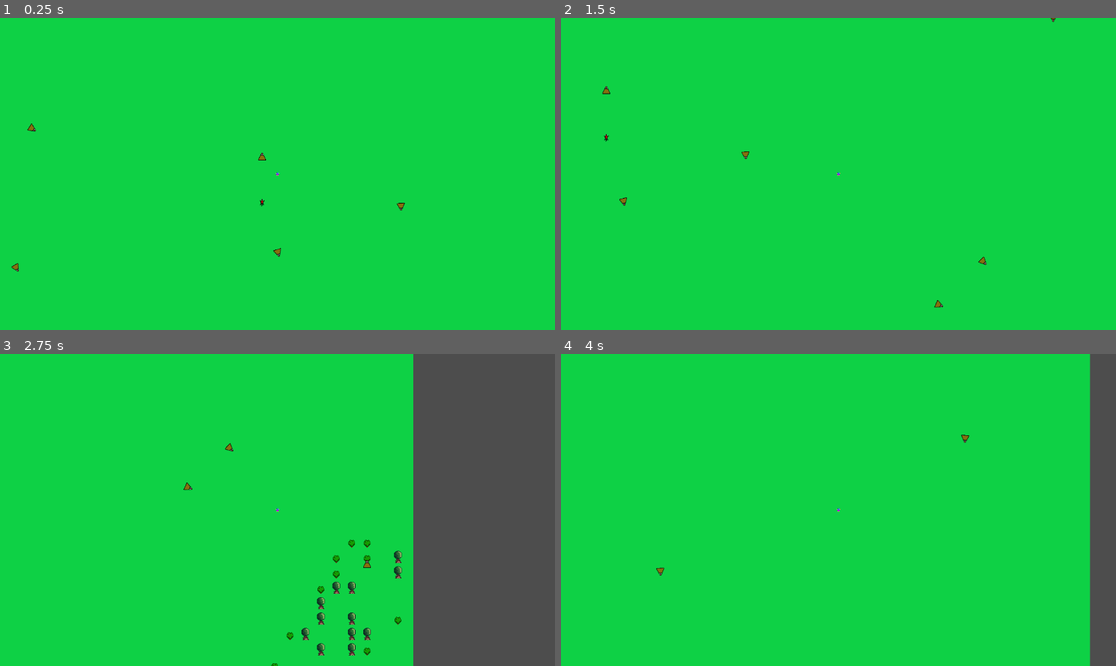
Above: before the commit, frames 1-4 (two rows, left to right).
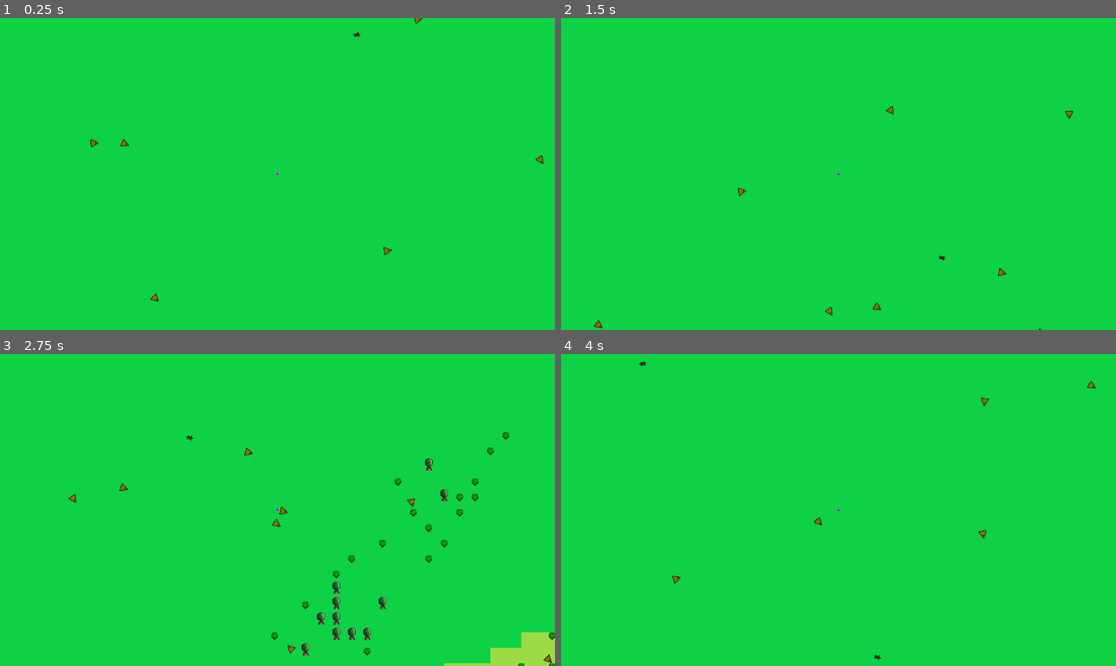
Above: after the commit, the same moments.

Repository: JimBimBomBom/Bakalarka---CLEAN
Game: Godot game, scene res://SCENES/world_scene.tscn
The game is run twice, just before and just after one commit, with the same random seed, the same clock (stepped at 60 frames per second) and the same inputs.
Inputs:
- Up to frame 1 (0.25 s): no input
- Up to frame 2 (1.5 s): hold Right (ui_right) 0.53-1.28 s; hold Down (ui_down) from 1.28 s (still down)
- Up to frame 3 (2.75 s): release Down (ui_down) at 2.03 s; hold Right (ui_right) from 2.03 s (still down)
- Up to frame 4 (4 s): release Right (ui_right) at 2.78 s; hold Up (ui_up) 2.78-3.53 s; hold Left (ui_left) from 3.53 s (still down)

The runs differ from the first frame. In frame 1, 0.3% of the frame differs, in the area x 2-98%, y 0-91%; in frame 2, 0.3%; in frame 3, 27%, in the area x 12-100%, y 0-100%; in frame 4, 4.9%.

Commit message:
reproduction + map has boundaries

Diff:
--- a/Simulation/SCRIPTS/Global/World_Variables.gd
+++ b/Simulation/SCRIPTS/Global/World_Variables.gd
@@ -43,11 +43,17 @@
 var carnivore_script : String = "res://SCRIPTS/NPC_FSM/Carnivore.gd"
 var herbivore_script : String = "res://SCRIPTS/NPC_FSM/Herbivore.gd"
 
-var width = 35
-var height = 35
+var width = 100
+var height = 100
 
 var tile_size : Vector2 = Vector2(32, 32)
 var tile_size_i : Vector2i = Vector2i(tile_size.x, tile_size.y)
+
+var edge_tiles = 3
+var repulsion_margin = edge_tiles*tile_size.x # start repeling "edge_tiles" tiles from the edge
+var max_repulsion_force = 1
+var x_edge_from_center = width * tile_size.x
+var y_edge_from_center = height * tile_size.y
 
 var corpse_max_timer : float
 var mutation_prob = 0.01
--- a/Simulation/SCRIPTS/NPC_FSM/Animal.gd
+++ b/Simulation/SCRIPTS/NPC_FSM/Animal.gd
@@ -26,8 +26,8 @@
 # could add animals_in_range to mean all animals within our Detection_Radius
 # + detected_animals for animals that we are aware of being in our radius
 
-func spawn_animal(pos, type, parent_1, parent_2):
-	genes = genes.pass_down_genes(parent_1.genes, parent_2.genes)
+func spawn_animal(pos, type, mother, father):
+	genes.pass_down_genes(mother, father)
 	vore_type = type
 	set_characteristics(genes)
 	position = Vector2(pos.x, pos.y) * World.tile_size
@@ -76,6 +76,7 @@
 func update_animal_norms():
 	nutrition_norm = nutrition/max_resources
 	hydration_norm = hydration/max_resources
+	health_norm = health/max_health
 
 func can_see(pos) -> bool:
 	if abs(position.distance_to(pos)) < genes.vision_range and abs(position.angle_to(pos)) < genes.field_of_view_half:
@@ -172,16 +173,27 @@
 func drink_at_tile(delta : float):#, tile : World.Tile_Properties):
 	hydration += delta
 
-func select_potential_mates() -> Array[Animal]:
+func select_potential_mates(animals_of_same_type : Array[Animal]) -> Array[Animal]:
 	var result : Array[Animal]
-	for animal in detected_animals:
-		if animal.gender == World.Gender.FEMALE and not animal.is_pregnant:
+	for animal in animals_of_same_type:
+		if animal.genes.gender == World.Gender.FEMALE and animal.can_have_sex:
 			result.append(animal)
 	return result
 
+func select_mating_partner(potential_mates : Array[Animal]) -> Animal:
+	var best_dist = position.distance_to(potential_mates[0].position)
+	var selected_mate = potential_mates[0]
+	for mate in potential_mates:
+		var curr_dist = position.distance_to(mate.position)
+		if curr_dist < best_dist:
+			best_dist = curr_dist
+			selected_mate = mate
+	return selected_mate
+
 func reproduce_with_animal(animal : Animal):
-	# can_have_sex = false
+	can_have_sex = false
 	animal.become_pregnant(self)
+	get_node("sex_cooldown").start()
 
 func become_pregnant(partner : Animal):
 	can_have_sex = false
@@ -191,9 +203,12 @@
 #Node component functions:
 func _on_pregnancy_timer_timeout():
 	for i in range(0, genes.num_of_offspring):
-		birth_request.emit(position, genes.vore_type, self, sexual_partner)
+		birth_request.emit(position, vore_type, self, sexual_partner)
 	can_have_sex = true
 	sexual_partner = null
+
+func _on_sex_cooldown_timeout():
+	can_have_sex = true
 
 func _on_timer_timeout():
 	pass # this func gets defined in instances of Carnivore/Herbivore
@@ -208,15 +223,23 @@
 
 func _ready():
 	var timer = get_node("Timer") #?? mb add timeout for actions as an animal variable? could be interesting
+	# timer.set_wait_time(processing_speed) // should be interesting to turn this on
 	timer.timeout.connect(_on_timer_timeout)
 
 	var sex_timer = Timer.new()
-	if genes.gender == World.Gender.FEMALE: # TODO else to set male_sex_cooldown if wanted
+	if genes.gender == World.Gender.FEMALE:
 		sex_timer.set_name("pregnancy_timer")
 		sex_timer.set_wait_time(genes.pregnancy_duration)
 		sex_timer.set_one_shot(true)
 		sex_timer.timeout.connect(_on_pregnancy_timer_timeout)
 		add_child(sex_timer)
+	else:
+		sex_timer.set_name("sex_cooldown")
+		sex_timer.set_wait_time(genes.male_sex_cooldown)
+		sex_timer.set_one_shot(true)
+		sex_timer.timeout.connect(_on_sex_cooldown_timeout)
+		add_child(sex_timer)
+
 
 	var animal_detector = get_node("Area_Detection")
 	animal_detector.body_entered.connect(_on_Area2D_animal_entered)
--- a/Simulation/SCRIPTS/NPC_FSM/Carnivore.gd
+++ b/Simulation/SCRIPTS/NPC_FSM/Carnivore.gd
@@ -33,7 +33,15 @@
 			else:
 				set_next_move(wander())
 		Animal_Base_States.SATED:
-			set_next_move(wander())
+			if genes.gender == World.Gender.MALE and can_have_sex:
+				var potential_mates = select_potential_mates(animals_of_same_type)
+				if not potential_mates.is_empty():
+					var mate = select_mating_partner(potential_mates)
+					reproduce_with_animal(mate) # so far the only heuristic is viscinity
+			else:
+				set_next_move(wander())
+
+
 
 enum Consumption_State {
 	CONSUMING,
@@ -49,7 +57,7 @@
 				if position.distance_to(target.position) < 10:
 					consumption_state = Consumption_State.CONSUMING
 			else:
-				set_next_move(pursue(target))
+				set_next_move(seek(target.position))
 				if is_target_in_range(target): #ATTACKING
 					consumption_state = Consumption_State.ATTACKING
 		Consumption_State.ATTACKING:
@@ -121,6 +129,10 @@
 	construct_animal(pos, World.Vore_Type.CARNIVORE)
 	animal_type = Animal_Types.WOLF
 
+func spawn_carnivore(pos, mother, father):
+	spawn_animal(pos, World.Vore_Type.CARNIVORE, mother, father)
+	animal_type = Animal_Types.WOLF
+
 func process_animal(delta : float):
 	update_animal_norms()
 	carnivore_fsm(delta)
--- a/Simulation/SCRIPTS/NPC_FSM/Characteristics.gd
+++ b/Simulation/SCRIPTS/NPC_FSM/Characteristics.gd
@@ -5,7 +5,7 @@
 var age : World.Age_Group
 var change_age_period : int
 
-var sexual_partner
+var sexual_partner : Animal
 var can_have_sex : bool
 var vore_type : World.Vore_Type
 
@@ -28,8 +28,9 @@
 var cohesion_weight : float
 var alignment_weight : float
 
-
 #Base stats
+var processing_speed : float
+
 var mass : float
 var max_health : float
 var health : float
@@ -53,19 +54,21 @@
 	can_have_sex = true
 
 	#Locomotion
-	max_velocity = genes.musculature / genes.size  + 4# hate it
+	max_velocity = (genes.agility + genes.musculature) / (genes.size + 1)  + 3
 	max_steering_force = genes.agility * 5
 	direction = Vector2(randf(), randf()).normalized() # set starting orientation
 
-	wander_jitter = genes.agility * 6
+	wander_jitter = genes.agility + 0.7
 	wander_radius = max_velocity
-	wander_distance = wander_radius # 2*max_velocity
-	wander_target = direction * wander_radius # we want to moving forward
+	wander_distance = wander_radius
+	wander_target = direction * wander_radius # we want to start by moving forward
 
 	threat_range = genes.sense_range # TODO
 	flock_behaviour_radius = genes.sense_range/3 # TODO
 
 	#Base stats
+	processing_speed = 1 - (genes.inteligence * genes.agility)
+
 	mass = genes.size * 100
 	max_health = mass
 	health = max_health
@@ -88,16 +91,35 @@
 func set_next_move(force : Vector2):
 	desired_velocity = force.normalized()*max_velocity
 
+func repulsion_force(creature_position: Vector2) -> Vector2:
+	var force = Vector2()
+	if creature_position.x < -World.x_edge_from_center + World.repulsion_margin:
+		force.x = World.max_repulsion_force * (1 - (-World.x_edge_from_center + creature_position.x) / World.repulsion_margin)
+	elif creature_position.x > World.x_edge_from_center - World.repulsion_margin:
+		force.x = -World.max_repulsion_force * (1 - (World.x_edge_from_center - creature_position.x) / World.repulsion_margin)
+	if creature_position.y < -World.y_edge_from_center + World.repulsion_margin:
+		force.y = World.max_repulsion_force * (1 - (-World.y_edge_from_center + creature_position.y) / World.repulsion_margin)
+	elif creature_position.y > World.y_edge_from_center - World.repulsion_margin:
+		force.y = -World.max_repulsion_force * (1 - (World.y_edge_from_center - creature_position.y) / World.repulsion_margin)
+	return force
+
 func do_move(delta : float) -> void:
-	var my_vel = velocity
-	var my_desired_vel = desired_velocity
-
-	var steering_force = (desired_velocity - velocity) * delta
-	steering_force.limit_length(max_steering_force)
+	desired_velocity += repulsion_force(position)
+	desired_velocity = desired_velocity.limit_length(max_velocity)
+
+	var steering_force = (desired_velocity - velocity)
+	steering_force = steering_force.limit_length(max_steering_force)
+	steering_force *= delta * World.animal_velocity_mult
+
 	velocity += steering_force
-	velocity.limit_length(max_velocity)
-	if velocity:
+	velocity = velocity.limit_length(max_velocity)
+	if velocity: # used to preserve the direction we we going before we stopped to eat/drink etc.
+		wander_target = direction * wander_radius
 		direction = velocity.normalized()
+	else:
+		var dummy = true
+		var why_here_ = 123
+
 	rotation = velocity.angle() + PI/2
 	position += velocity * delta * World.animal_velocity_mult
 
@@ -125,7 +147,6 @@
 	return wanted_velocity
 
 func wander() -> Vector2:
-	wander_target = direction * wander_radius
 	wander_target += Vector2(randf_range(-wander_jitter, wander_jitter), randf_range(-wander_jitter, wander_jitter))
 	wander_target = wander_target.normalized() * wander_radius
 
@@ -133,28 +154,11 @@
 	var target = circle_pos + wander_target
 	return smooth_seek(target)
 
-func pursue(target: CharacterBody2D) -> Vector2:
-	var to_target = target.position - position
-	var relative_heading = velocity.normalized().dot(target.velocity.normalized())
-
-	if to_target.dot(velocity.normalized()) > 0 and relative_heading < -0.95:  # cos(18°) is approximately 0.95
-		return seek(target.position)
-
-	var lookahead_time = to_target.length() / (max_velocity + target.velocity.length())
-	var predicted_target = target.position + target.velocity * lookahead_time
-	return seek(predicted_target)
-
-func evade(pursuer: CharacterBody2D) -> Vector2:
-	var distance = pursuer.position - position
-	var estimated_time = distance.length() / max_velocity
-	var predicted_position = pursuer.position + pursuer.velocity * estimated_time
-	return flee(predicted_position)
-
 func get_flee_dir(animals : Array[Animal]):# -> Vector2:
 	var force : Vector2 = Vector2(0, 0)
 	for animal in animals:
 		var dist : float = abs(position.distance_to(animal.position))
-		var temp_force : Vector2 = evade(animal)
+		var temp_force : Vector2 = flee(animal.position)
 		force += temp_force/dist
 	return force
 
--- a/Simulation/SCRIPTS/NPC_FSM/Genes.gd
+++ b/Simulation/SCRIPTS/NPC_FSM/Genes.gd
@@ -2,6 +2,7 @@
 
 #Physical
 var gender : World.Gender
+var inteligence : float
 var size : float
 var musculature : float
 var agility : float
@@ -30,6 +31,7 @@
 		gender = World.Gender.MALE
 	else:
 		gender = World.Gender.FEMALE
+	inteligence = randf_range(0, 1)
 	size = randf_range(0, 1)
 	musculature = randf_range(0, 1)
 	agility = randf_range(0, 1)
@@ -50,27 +52,28 @@
 	cohesion_mult = randf_range(0, 1)
 	alignment_mult = randf_range(0, 1)
 
-func pass_down_genes(parent_1 : Animal_Genes, parent_2 : Animal_Genes):
+func pass_down_genes(mother : Animal_Genes, father : Animal_Genes):
 	if randi_range(0, 1):
-		gender = parent_1.gender
+		gender = mother.gender
 	else:
-		gender = parent_2.gender
-	size = World.extract_gene(parent_1.size, parent_2.size)
-	musculature = World.extract_gene(parent_1.musculature, parent_2.musculature)
-	agility = World.extract_gene(parent_1.agility, parent_2.agility)
-	metabolic_rate = World.extract_gene(parent_1.metabolic_rate, parent_2.metabolic_rate)
-	offense = World.extract_gene(parent_1.offense, parent_2.offense)
+		gender = father.gender
+	inteligence = World.extract_gene(mother.inteligence, father.inteligence)
+	size = World.extract_gene(mother.size, father.size)
+	musculature = World.extract_gene(mother.musculature, father.musculature)
+	agility = World.extract_gene(mother.agility, father.agility)
+	metabolic_rate = World.extract_gene(mother.metabolic_rate, father.metabolic_rate)
+	offense = World.extract_gene(mother.offense, father.offense)
 
-	male_sex_cooldown = World.extract_gene(parent_1.male_sex_cooldown, parent_2.male_sex_cooldown)
-	pregnancy_duration = World.extract_gene(parent_1.pregnancy_duration, parent_2.pregnancy_duration)
-	num_of_offspring = parent_1.num_of_offspring
+	male_sex_cooldown = World.extract_gene(mother.male_sex_cooldown, father.male_sex_cooldown)
+	pregnancy_duration = World.extract_gene(mother.pregnancy_duration, father.pregnancy_duration)
+	num_of_offspring = mother.num_of_offspring
 
-	sense_range = World.extract_gene(parent_1.sense_range, parent_2.sense_range)
-	sense_acuity = World.extract_gene(parent_1.sense_acuity, parent_2.sense_acuity)
-	field_of_view_half = World.extract_gene(parent_1.field_of_view_half, parent_2.field_of_view_half)
-	vision_range = World.extract_gene(parent_1.vision_range, parent_2.vision_range)
+	sense_range = World.extract_gene(mother.sense_range, father.sense_range)
+	sense_acuity = World.extract_gene(mother.sense_acuity, father.sense_acuity)
+	field_of_view_half = World.extract_gene(mother.field_of_view_half, father.field_of_view_half)
+	vision_range = World.extract_gene(mother.vision_range, father.vision_range)
 
-	aggressiveness = World.extract_gene(parent_1.aggressiveness, parent_2.aggressiveness)
-	separation_mult = World.extract_gene(parent_1.separation_mult, parent_2.separation_mult)
-	cohesion_mult = World.extract_gene(parent_1.cohesion_mult, parent_2.cohesion_mult)
-	alignment_mult = World.extract_gene(parent_1.alignment_mult, parent_2.alignment_mult)
+	aggressiveness = World.extract_gene(mother.aggressiveness, father.aggressiveness)
+	separation_mult = World.extract_gene(mother.separation_mult, father.separation_mult)
+	cohesion_mult = World.extract_gene(mother.cohesion_mult, father.cohesion_mult)
+	alignment_mult = World.extract_gene(mother.alignment_mult, father.alignment_mult)
--- a/Simulation/SCRIPTS/NPC_FSM/Herbivore.gd
+++ b/Simulation/SCRIPTS/NPC_FSM/Herbivore.gd
@@ -4,10 +4,6 @@
 
 var consumption_state : Consumption_State = Consumption_State.SEEKING
 var detected_crops : Array[Food_Crop] = []
-
-func construct_herbivore(pos):
-	construct_animal(pos, World.Vore_Type.HERBIVORE)
-	animal_type = Animal_Types.DEER
 
 func herbivore_fsm(delta : float):
 	var animals_in_sight : Array[Animal] = get_animals_from_sight()
@@ -35,10 +31,11 @@
 			else:
 				set_next_move(wander())
 		Animal_Base_States.SATED:
-			# if gender == World.Gender.MALE and not reproduced_recently:
-			# 	var potential_mates = select_potential_mates()
-			# 	if not potential_mates.is_empty():
-			# 		reproduce_with_animal(potential_mates[0]) # so far the only heuristic is viscinity
+			if genes.gender == World.Gender.MALE and can_have_sex:
+				var potential_mates = select_potential_mates(animals_of_same_type)
+				if not potential_mates.is_empty():
+					var mate = select_mating_partner(potential_mates)
+					reproduce_with_animal(mate) # so far the only heuristic is viscinity
 			set_next_move(wander())
 
 enum Consumption_State {
@@ -91,6 +88,14 @@
 	nutrition += crop.yield_value * 10 #temporary 10
 	crop.be_eaten()
 
+func spawn_herbivore(pos, mother, father):
+	spawn_animal(pos, World.Vore_Type.HERBIVORE, mother, father)
+	animal_type = Animal_Types.WOLF
+
+func construct_herbivore(pos):
+	construct_animal(pos, World.Vore_Type.HERBIVORE)
+	animal_type = Animal_Types.DEER
+
 func process_animal(delta : float):
 	update_animal_norms()
 	herbivore_fsm(delta)
--- a/Simulation/SCRIPTS/World_Generation/world.gd
+++ b/Simulation/SCRIPTS/World_Generation/world.gd
@@ -32,8 +32,8 @@
 		# World.day_type = World.Day_Type.DAY # obsolete atm
 
 func generate_vegetation():
-	var width = World.width
-	var height = World.height
+	var width = World.width - World.edge_tiles
+	var height = World.height - World.edge_tiles
 	for x in range(-width, width + 1):
 		for y in range(-height, height + 1):
 			var pos = Vector2i(x, y)
@@ -143,19 +143,19 @@
 #End of initialization
 
 
-func _on_animal_birth_request(pos, type, parent_1, parent_2):
+func _on_animal_birth_request(pos, type, mother, father):
 	var scene = load("res://SCENES/animal.tscn")
 	var inst = scene.instantiate()
 	match type:
 		World.Vore_Type.HERBIVORE:
 			var herbivore_script = load(World.herbivore_script)
 			inst.set_script(herbivore_script)
-			inst.spawn_animal(pos, parent_1.genes, parent_2.genes)
+			inst.spawn_herbivore(pos, mother.genes, father.genes)
 			inst.get_node("Sprite2D").texture = load("res://Sprites/Herbivore.png")
 		World.Vore_Type.CARNIVORE:
 			var carnivore_script = load(World.carnivore_script)
 			inst.set_script(carnivore_script)
-			inst.spawn_animal(pos, parent_1, parent_2)
+			inst.spawn_carnivore(pos, mother.genes, father.genes)
 			inst.get_node("Sprite2D").texture = load("res://Sprites/Carnivore.png")
 	inst.add_to_group(World.animal_group)
 	inst.birth_request.connect(_on_animal_birth_request)
